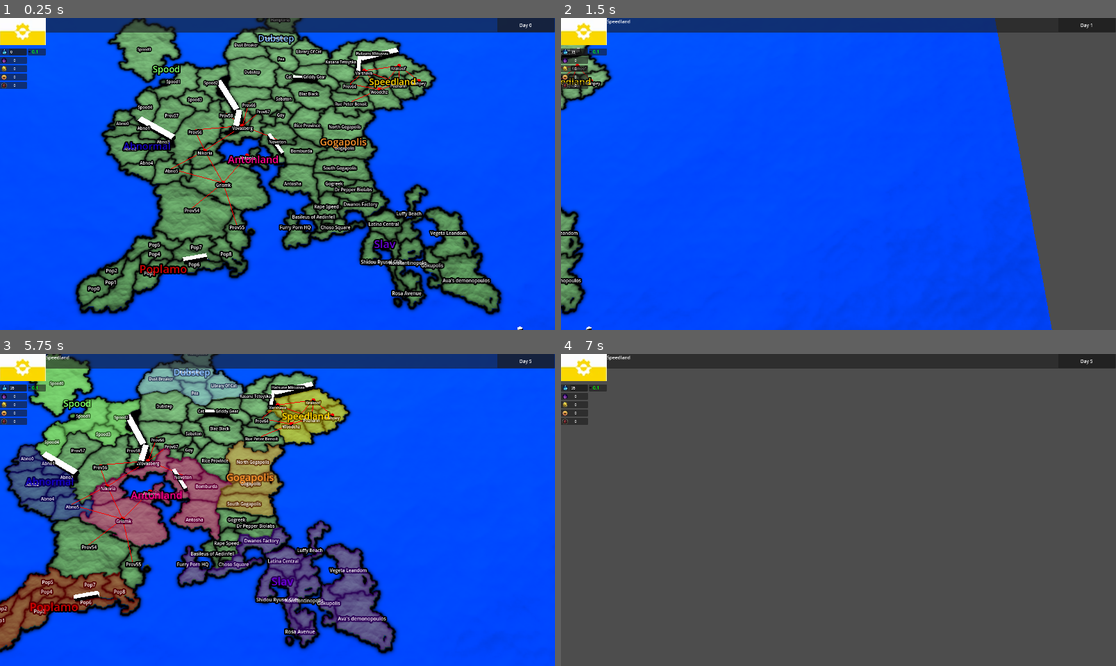
Above: before the commit, frames 1-4 (two rows, left to right).
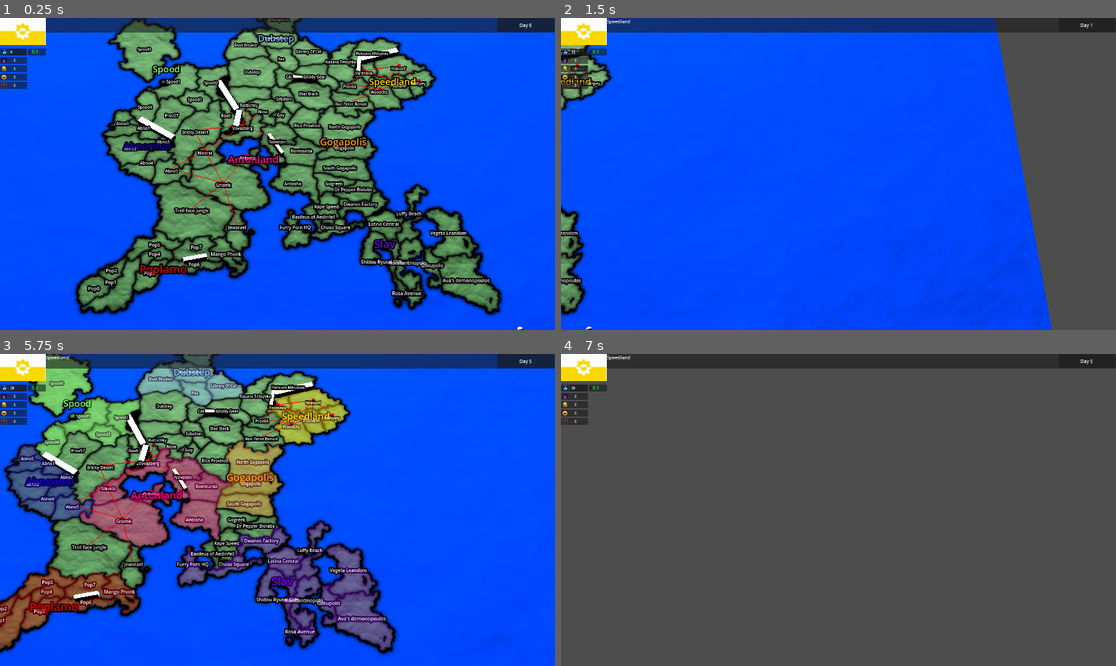
Above: after the commit, the same moments.

Repository: adrutkow/MapGame
Game: Godot game, scene res://node_3d.tscn
Two runs of this game, one before a commit and one after it. Both use one fixed random seed, a clock stepped at 60 frames per second and the inputs below.
Inputs (mouse positions are in pixels of both pictures, inside the frame that each line leads up to):
- Up to frame 1 (0.25 s): no input
- Up to frame 2 (1.5 s): click (583, 30) at 0.5 s; tap Enter at 1.25 s; move the mouse to (960, 158) at 1.27 s; hold D (move_right) from 1.28 s (still down); tap Space (Space) at 1.35 s; click (960, 158) at 1.42 s
- Up to frame 3 (5.75 s): tap Space (Space) at 2, 3.5, 4.35, 5 s; move the mouse to (166, 525) at 2.02 s; release D (move_right) at 2.03 s; hold S (move_backward) 2.03-2.78 s; right-click (166, 525) at 2.1 s; tap Enter at 2.75, 4.25 s; move the mouse to (333, 441) at 2.77 s; hold D (move_right) 2.78-3.53 s; tap Mouse wheel down (scroll_down) at 2.85 s; move the mouse to (249, 572) at 3.52 s; hold W (move_forward) 3.53-4.28 s; tap Mouse wheel up (scroll_up) at 3.6 s; click (249, 572) at 3.67 s; move the mouse to (444, 556) at 4.27 s; hold A (move_left) from 4.28 s (still down); move the mouse to (111, 463) at 5.02 s; right-click (111, 463) at 5.1 s
- Up to frame 4 (7 s): move the mouse to (866, 510) at 5.77 s; release A (move_left) at 5.78 s; hold S (move_backward) 5.78-6.53 s; tap Mouse wheel down (scroll_down) at 5.85 s; click (866, 510) at 5.92 s; move the mouse to (755, 432) at 6.52 s; hold D (move_right) from 6.53 s (still down); tap Mouse wheel up (scroll_up) at 6.6 s

The runs differ from the first frame. In frame 1, 0.4% of the frame differs, in the area x 31-49%, y 26-78%; in frame 2, nothing differs; in frame 3, 0.5%, in the area x 12-33%, y 26-78%; in frame 4, nothing differs.

Commit message:
More province names

Diff:
--- a/Resources/province_data_list.tres
+++ b/Resources/province_data_list.tres
@@ -535,7 +535,7 @@
 
 [sub_resource type="Resource" id="Resource_fssoy"]
 script = ExtResource("1_5xjdf")
-name = "Pop8"
+name = "Mango Phonk"
 id = 53
 heatmap_color = Vector3i(19, 0, 239)
 ocean_access = true
@@ -545,7 +545,7 @@
 
 [sub_resource type="Resource" id="Resource_4qwdi"]
 script = ExtResource("1_5xjdf")
-name = "Prov54"
+name = "Troll face jungle"
 id = 54
 heatmap_color = Vector3i(0, 171, 239)
 ocean_access = true
@@ -555,7 +555,7 @@
 
 [sub_resource type="Resource" id="Resource_54hri"]
 script = ExtResource("1_5xjdf")
-name = "Prov55"
+name = "Jewsrael"
 id = 55
 heatmap_color = Vector3i(0, 63, 239)
 ocean_access = true
@@ -565,7 +565,7 @@
 
 [sub_resource type="Resource" id="Resource_s0oer"]
 script = ExtResource("1_5xjdf")
-name = "Prov56"
+name = "Bricky Desert"
 id = 56
 heatmap_color = Vector3i(0, 96, 24)
 ocean_access = false
@@ -585,7 +585,7 @@
 
 [sub_resource type="Resource" id="Resource_cgpg5"]
 script = ExtResource("1_5xjdf")
-name = "Prov58"
+name = "Raati"
 id = 58
 heatmap_color = Vector3i(0, 142, 35)
 ocean_access = false
@@ -665,7 +665,7 @@
 
 [sub_resource type="Resource" id="Resource_4buer"]
 script = ExtResource("1_5xjdf")
-name = "Prov66"
+name = "Rattichky"
 id = 66
 heatmap_color = Vector3i(0, 255, 33)
 ocean_access = false
@@ -675,7 +675,7 @@
 
 [sub_resource type="Resource" id="Resource_fllsi"]
 script = ExtResource("1_5xjdf")
-name = "Prov67"
+name = "Nose"
 id = 67
 heatmap_color = Vector3i(0, 196, 49)
 ocean_access = false
